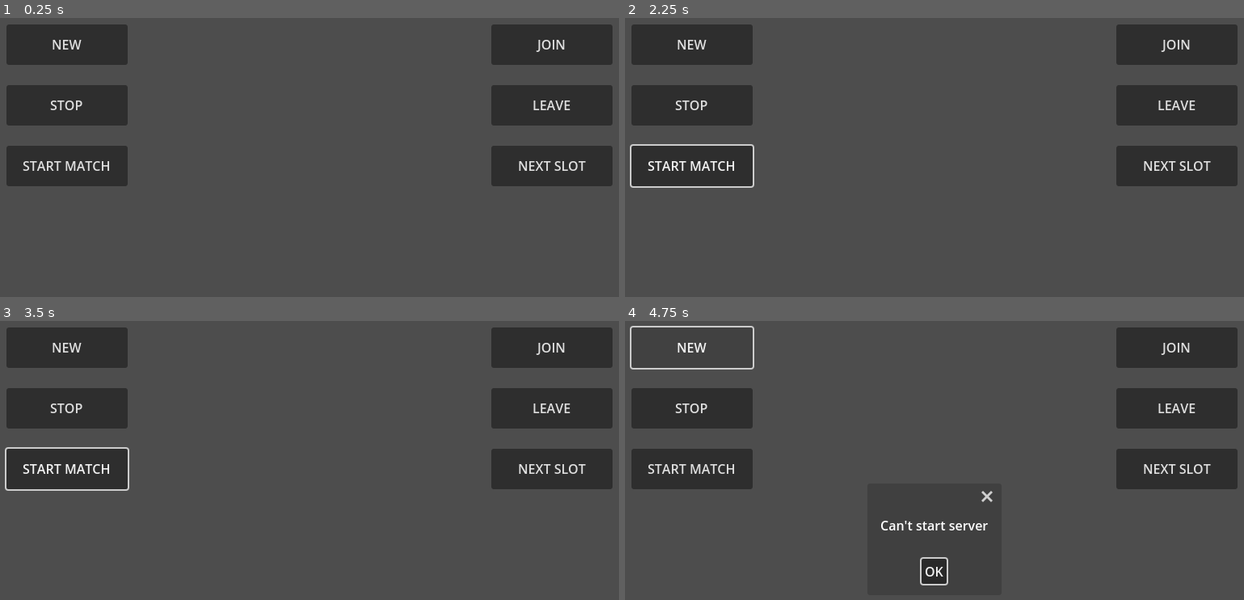
Above: before the commit, frames 1-4 (two rows, left to right).
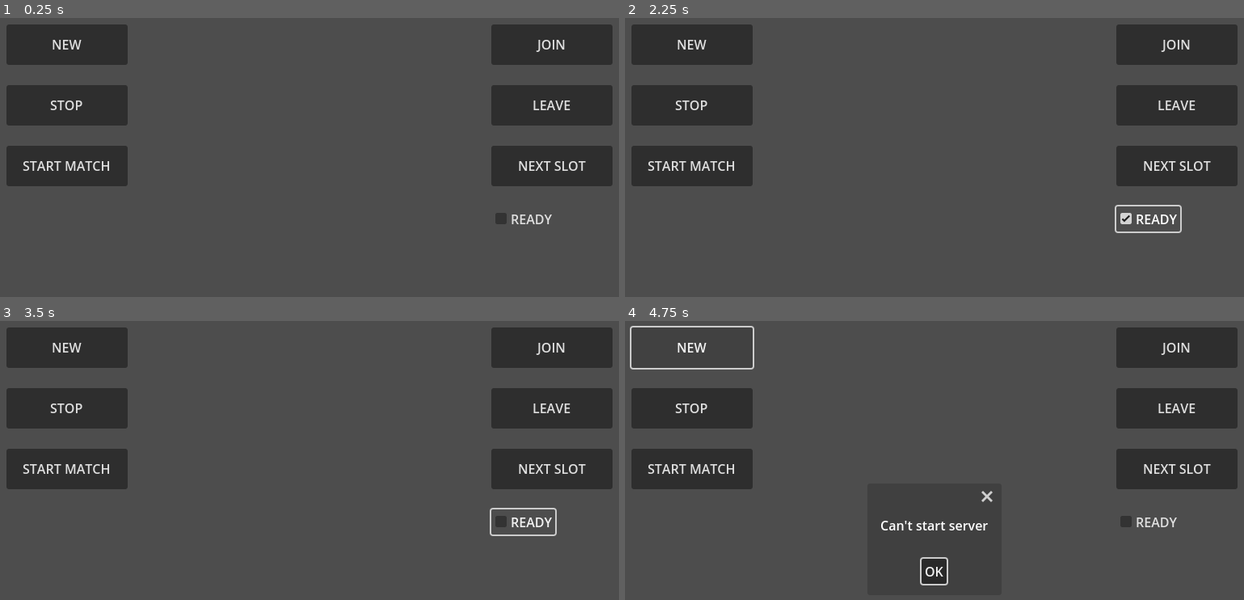
Above: after the commit, the same moments.

Repository: frevan/Neuronic-Bomberman
Game: Godot game, scene res://main.tscn
The game is run twice, just before and just after one commit, with the same random seed, the same clock (stepped at 60 frames per second) and the same inputs.
Inputs (mouse positions are in pixels of both pictures, inside the frame that each line leads up to):
- Up to frame 1 (0.25 s): no input
- Up to frame 2 (2.25 s): click "START MATCH" at 0.5 s; click "START MATCH" at 1.25 s; click (1151, 218) at 2 s, where only the run after the commit has a clickable "READY"
- Up to frame 3 (3.5 s): click (526, 521) at 2.75 s, where only the run after the commit has a clickable "READY"
- Up to frame 4 (4.75 s): click "NEW" at 3.5 s; click "NEW" at 4.25 s

The runs differ from the first frame. In frame 1, 0.2% of the frame differs, in the area x 80-90%, y 69-74%; in frame 2, 0.7%; in frame 3, 0.7%, in the area x 0-90%, y 45-78%; in frame 4, 0.2%.

Commit message:
#138 > #139 Client can notify host it is ready or not

Diff:
--- a/client/client.gd
+++ b/client/client.gd
@@ -92,6 +92,11 @@
 func _network_new_round(MapName: String) -> void:
 	print(str(Network.PeerID) + " - new round: " + MapName)
 	# TODO: load map and send a ready signal to the server
+	pass
+
+
+func _network_player_became_ready(PlayerID: int, Ready: bool) -> void:
+	print(str(Network.PeerID) + " - player " + str(PlayerID) + " is ready: " + str(Ready))
 	pass
 
 
@@ -106,6 +111,7 @@
 	Network.OnMapChanged.connect(_network_map_changed)
 	Network.OnMatchStarted.connect(_network_match_started)
 	Network.OnNewRound.connect(_network_new_round)
+	Network.OnPlayerBecameReady.connect(_network_player_became_ready)
 	pass
 
 
@@ -120,6 +126,7 @@
 	Network.OnMapChanged.disconnect(_network_map_changed)
 	Network.OnMatchStarted.disconnect(_network_match_started)
 	Network.OnNewRound.disconnect(_network_new_round)
+	Network.OnPlayerBecameReady.disconnect(_network_player_became_ready)
 	pass
 
 
--- a/data/gamedata.gd
+++ b/data/gamedata.gd
@@ -60,3 +60,17 @@
 	ClearSlotForPlayer(PlayerID)
 	Slots[SlotIndex].Player.PeerID = PlayerID
 	pass
+
+
+func SetAllPlayersUnready() -> void:
+	for i in Slots.size():
+		if is_instance_valid(Slots[i].Player):
+			Slots[i].Player.Ready = false
+	pass
+
+
+func SetPlayerReady(PlayerID: int, Ready: bool) -> void:
+	var idx = FindSlotForPlayer(PlayerID)
+	if idx != Types.INVALID_SLOT:
+		Slots[idx].Player.Ready = Ready
+	pass
--- a/data/types.gd
+++ b/data/types.gd
@@ -16,8 +16,10 @@
 
 class TPlayer:
 	var PeerID: int
+	var Ready: bool
 	func _init() -> void:
 		PeerID = 0
+		Ready = false
 
 class TSlot:
 	var Index: int
--- a/main.gd
+++ b/main.gd
@@ -45,6 +45,11 @@
 	pass
 
 
+func _on_ready_box_toggled(toggled_on: bool) -> void:
+	Network.SendPlayerReady.rpc_id(1, toggled_on)
+	pass
+
+
 func _on_move_to_next_slot_btn_pressed() -> void:
 	assert(is_instance_valid(Client.Data))
 	var idx: int = Client.Data.FindSlotForPlayer(Network.PeerID)
--- a/main.tscn
+++ b/main.tscn
@@ -47,9 +47,17 @@
 offset_bottom = 225.0
 text = "START MATCH"
 
+[node name="ReadyBox" type="CheckBox" parent="."]
+offset_left = 625.0
+offset_top = 250.0
+offset_right = 704.0
+offset_bottom = 281.0
+text = "READY"
+
 [connection signal="pressed" from="NewLobbyBtn" to="." method="_on_new_lobby_btn_pressed"]
 [connection signal="pressed" from="StopLobbyBtn" to="." method="_on_stop_lobby_btn_pressed"]
 [connection signal="pressed" from="JoinLobbyBtn" to="." method="_on_join_lobby_btn_pressed"]
 [connection signal="pressed" from="LeaveLobbyBtn" to="." method="_on_leave_lobby_btn_pressed"]
 [connection signal="pressed" from="MoveToNextSlotBtn" to="." method="_on_move_to_next_slot_btn_pressed"]
 [connection signal="pressed" from="StartMatchBtn" to="." method="_on_start_match_btn_pressed"]
+[connection signal="toggled" from="ReadyBox" to="." method="_on_ready_box_toggled"]
--- a/network/network.gd
+++ b/network/network.gd
@@ -8,6 +8,7 @@
 signal OnLeaveLobby # params: sender_id (int)
 signal OnRequestMoveToSlot # params: sender_id (int), slot_idx (int)
 signal OnRequestStartMatch # params: sender_id (int)
+signal OnPlayerReady # params: sender_id (int), ready (bool)
 # received by clients
 signal OnResponseToJoinLobby # params: accepted (bool)
 signal OnPlayerLeftLobby # params: player_id (int)
@@ -15,6 +16,7 @@
 signal OnMapChanged # params: map_name (string)
 signal OnMatchStarted
 signal OnNewRound # params: map_name (string)
+signal OnPlayerBecameReady # params: player_id (int), ready (bool)
 
 
 const PORT = 15063
@@ -91,6 +93,11 @@
 	var id = multiplayer.get_remote_sender_id()
 	OnRequestStartMatch.emit(id)
 
+@rpc("reliable", "call_local", "any_peer")
+func SendPlayerReady(Ready: bool) -> void:
+	var id = multiplayer.get_remote_sender_id()
+	OnPlayerReady.emit(id, Ready)
+
 
 @rpc("reliable", "call_local", "authority")
 func SendJoinLobbyResponse(Accepted: bool) -> void:
@@ -115,3 +122,7 @@
 @rpc("reliable", "call_local", "authority")
 func SendNewRound(MapName: String) -> void:
 	OnNewRound.emit(MapName)
+
+@rpc("reliable", "call_local", "authority")
+func SendPlayerBecameReady(ID: int, Ready: bool) -> void:
+	OnPlayerBecameReady.emit(ID, Ready)
--- a/server/server.gd
+++ b/server/server.gd
@@ -66,6 +66,15 @@
 	pass
 
 
+func _network_player_ready(SenderID: int, Ready: bool) -> void:
+	print(str(Network.PeerID) + " - player " + str(SenderID) + " is ready: " + str(Ready))
+	if (State == TState.LOBBY) || (State == TState.MATCH):
+		Data.SetPlayerReady(SenderID, Ready)
+		Network.SendPlayerBecameReady.rpc(SenderID, Ready)
+		#TODO: send a round started if we're waiting to start one
+	pass
+
+
 func _ConnectToSignalsOnStart() -> void:
 	multiplayer.peer_connected.connect(_peer_connected)
 	multiplayer.peer_disconnected.connect(_peer_disconnected)
@@ -73,6 +82,7 @@
 	Network.OnLeaveLobby.connect(_network_leave_lobby)
 	Network.OnRequestMoveToSlot.connect(_network_request_move_to_slot)
 	Network.OnRequestStartMatch.connect(_network_request_start_match)
+	Network.OnPlayerReady.connect(_network_player_ready)
 	pass
 
 func _DisconnectFromSignalsOnStop() -> void:
@@ -82,6 +92,7 @@
 	Network.OnLeaveLobby.disconnect(_network_leave_lobby)
 	Network.OnRequestMoveToSlot.disconnect(_network_request_move_to_slot)
 	Network.OnRequestStartMatch.disconnect(_network_request_start_match)
+	Network.OnPlayerReady.disconnect(_network_player_ready)
 	pass
 
 
--- a/test/unit/test_game_data.gd
+++ b/test/unit/test_game_data.gd
@@ -57,3 +57,23 @@
 	o.Slots[1].Player.PeerID = 2
 	var idx = o.FindSlotForPlayer(2)
 	assert_eq(idx, 1)
+
+
+func test_SetAllPlayersUnready() -> void:
+	o.Slots[1].Player.PeerID = 123
+	o.Slots[1].Player.Ready = false
+	o.Slots[2].Player.PeerID = 456
+	o.Slots[2].Player.Ready = true
+	o.SetAllPlayersUnready()
+	assert_false(o.Slots[1].Player.Ready)
+	assert_false(o.Slots[2].Player.Ready)
+
+func test_SetPlayerReady() -> void:
+	o.Slots[1].Player.PeerID = 123
+	o.Slots[1].Player.Ready = false
+	o.Slots[2].Player.PeerID = 456
+	o.Slots[2].Player.Ready = true
+	o.SetPlayerReady(123, true)
+	o.SetPlayerReady(456, false)
+	assert_true(o.Slots[1].Player.Ready)
+	assert_false(o.Slots[2].Player.Ready)
